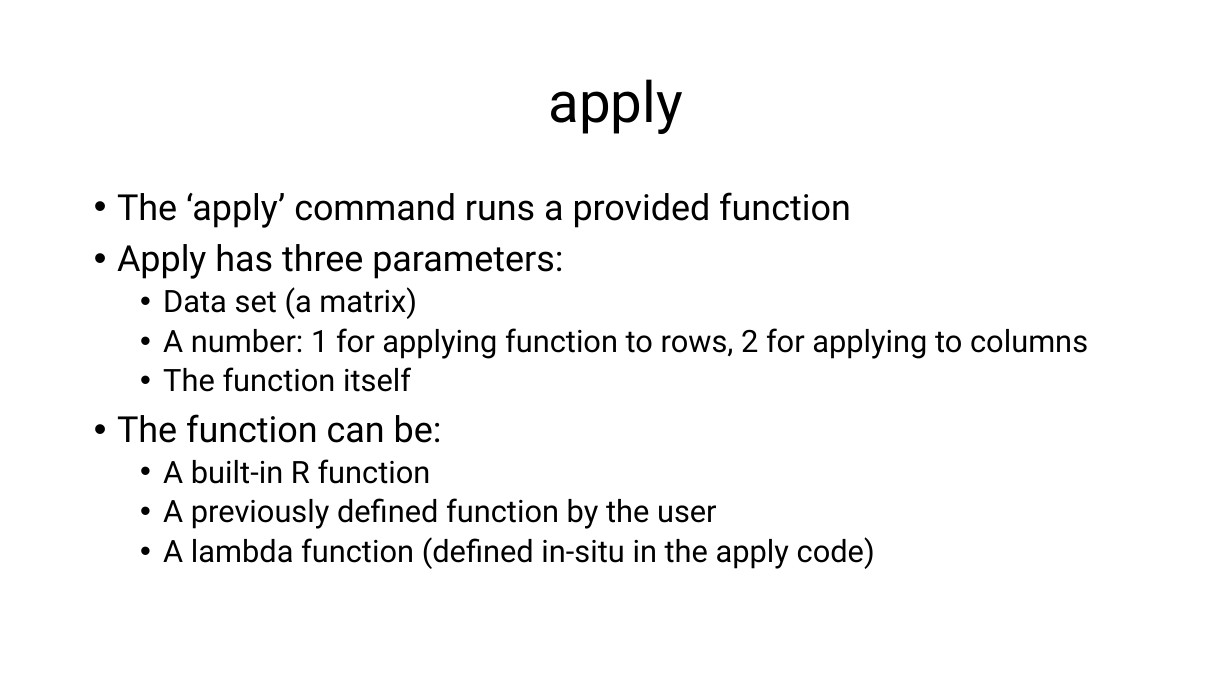
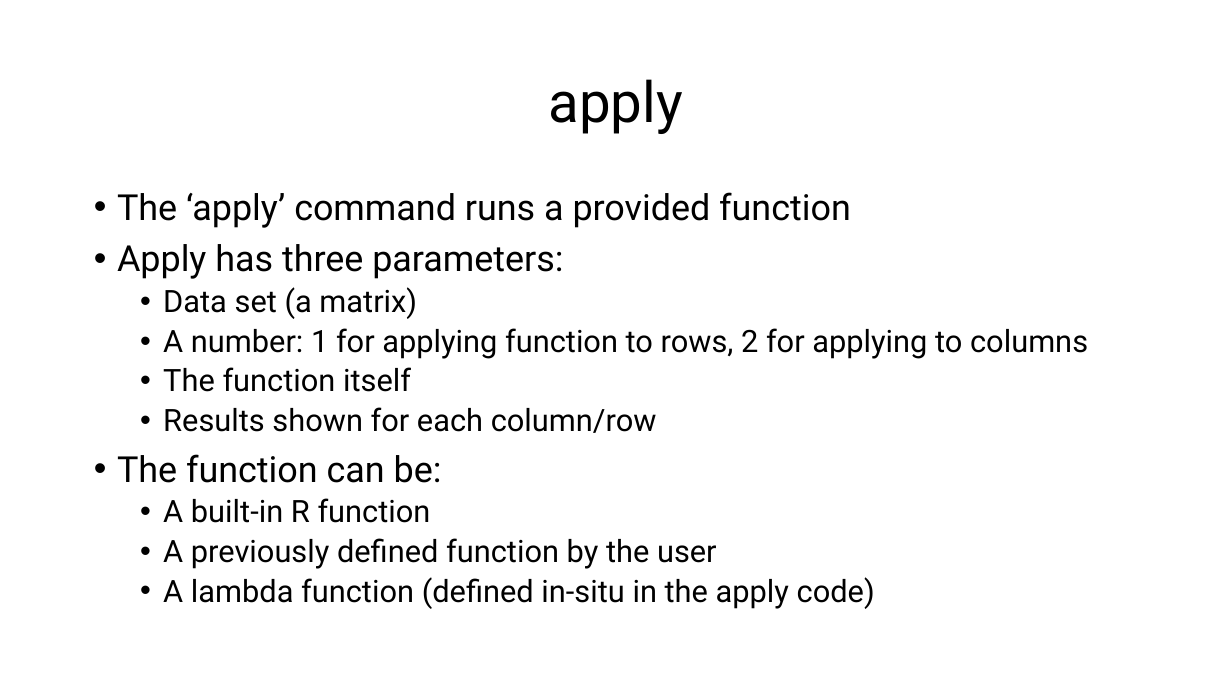
Before and after one commit to csmatyi/crs2025, a slide deck: slide 11 of CRS2025_R_workshop.pptx. Drawn at 1232x693 pixels with LibreOffice and Linux fonts; fonts in the diff are those of the drawing. Boxes give left, top, right and bottom in pixels: in the first picture for what was removed or moved away, otherwise in the second. Text is boxed around its words. In the diff, an @@ line names an element or a change of style, - is before the commit and + after.

```diff
--- a/CRS2025_R_workshop.pptx
+++ b/CRS2025_R_workshop.pptx
@@ text at (163,407,657,433): paragraph added @@
+  • Results shown for each column/row
```
Also in this commit, not shown: 6 other slides changed, 2 other files.
